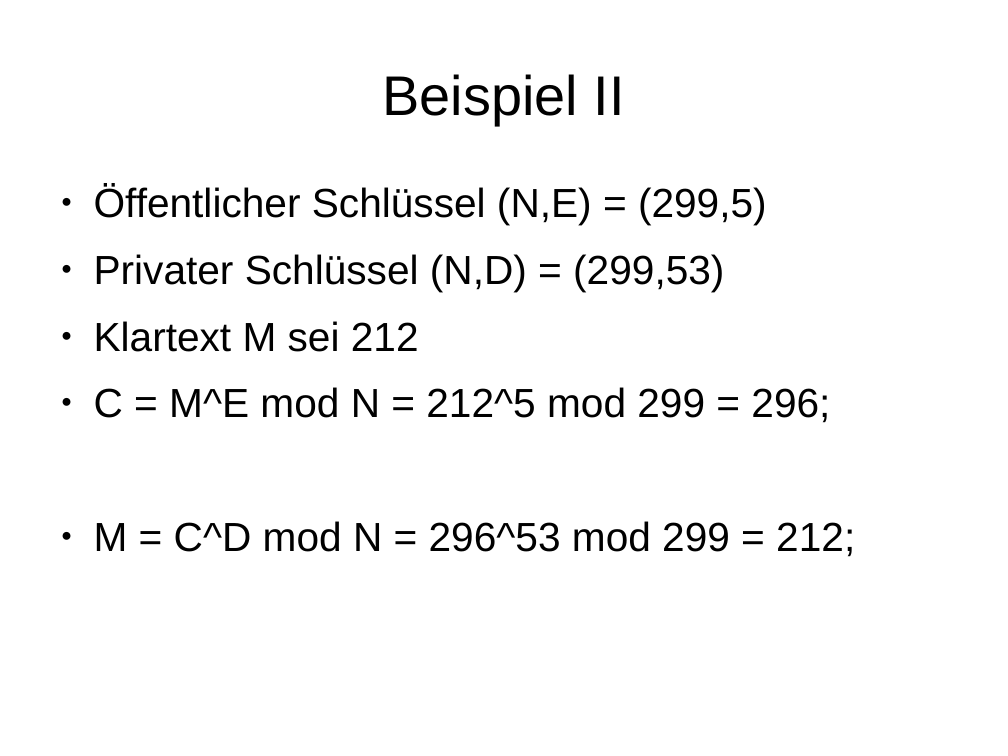
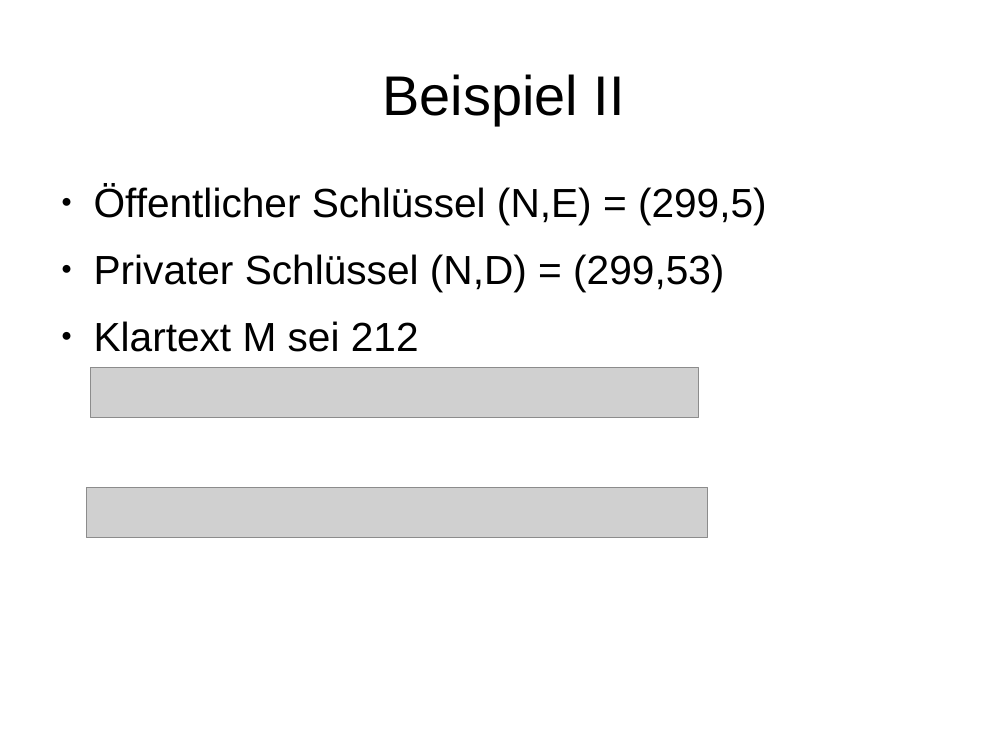
Before and after one commit to stadler-tom/schreibzeug, a slide deck: slide 10 of Presentation/Hauptseminar_RSA.odp (slide 9 before the commit). Drawn at 1008x756 pixels with LibreOffice and Linux fonts; fonts in the diff are those of the drawing; grey boxes stand for pictures. Boxes give left, top, right and bottom in pixels: in the first picture for what was removed or moved away, otherwise in the second. Text is boxed around its words. In the diff, an @@ line names an element or a change of style, - is before the commit and + after.

```diff
--- a/Presentation/Hauptseminar_RSA.odp
+++ b/Presentation/Hauptseminar_RSA.odp
@@ picture added at (91, 368, 698, 419) @@
@@ text at (94, 387, 855, 557): paragraphs removed @@
-● C = M^E mod N = 212^5 mod 299 = 296;
-● M = C^D mod N = 296^53 mod 299 = 212;
@@ picture added at (86, 488, 708, 539) @@
```
Also in this commit, not shown: 16 other slides changed, 3 slides added, 1 other file.
